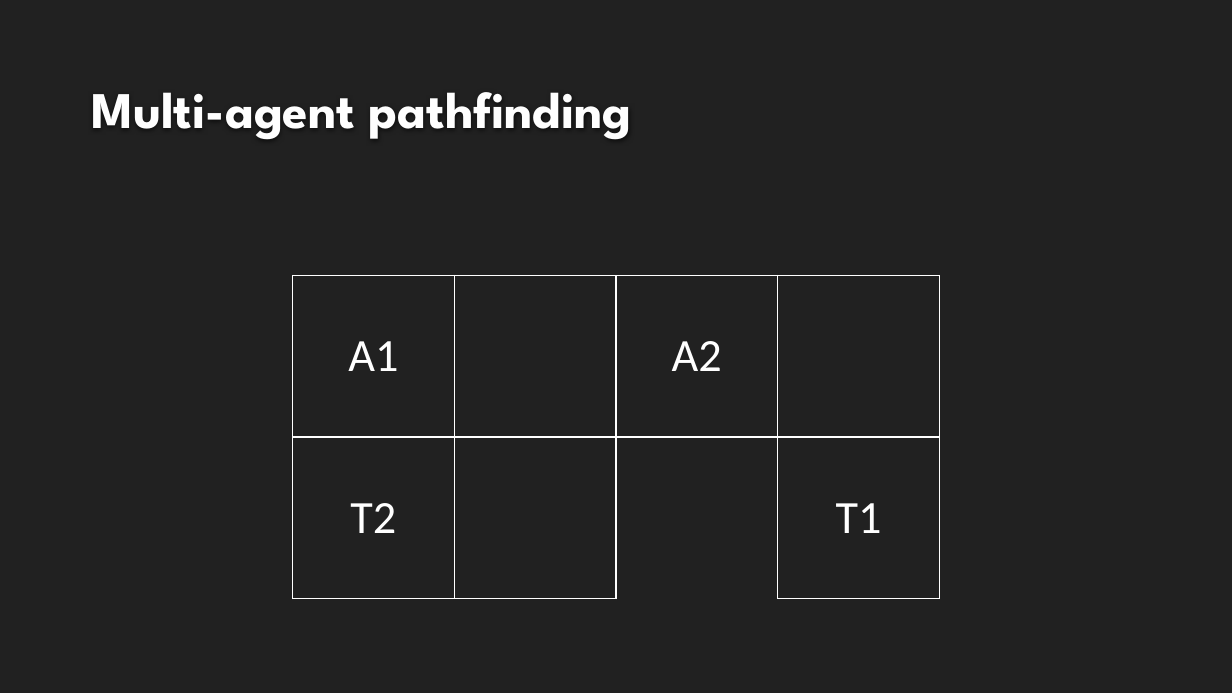
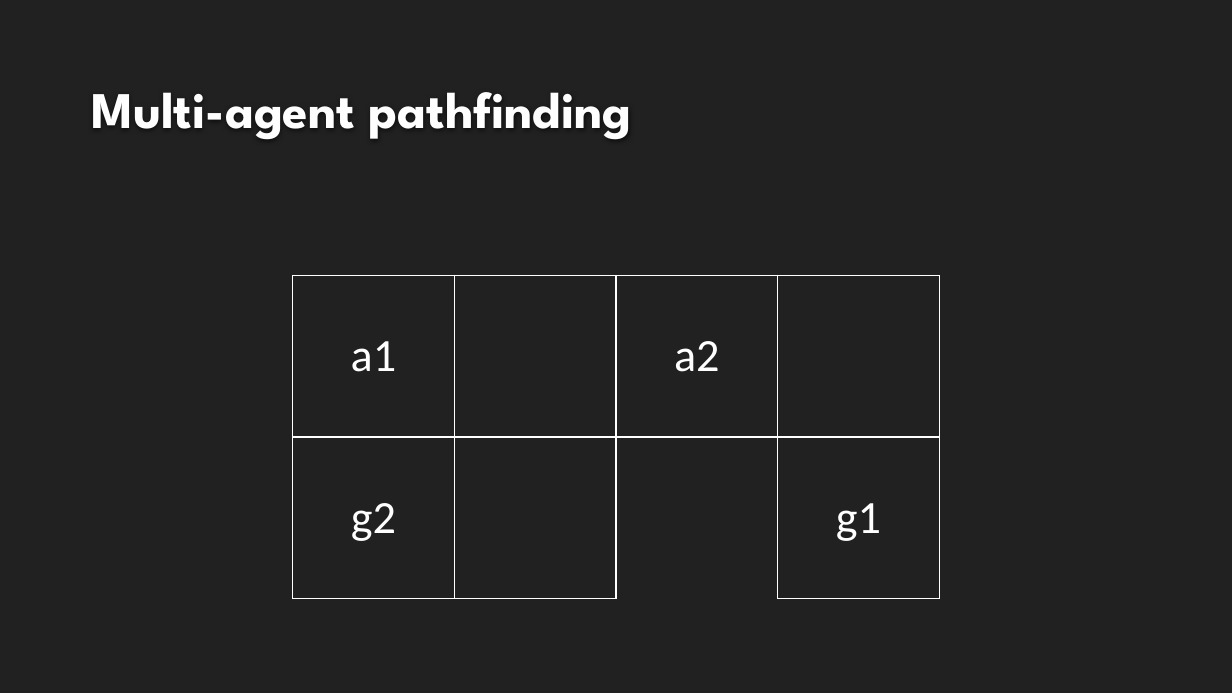
Before and after one commit to VikingDai/Honours-MAPF, a slide deck: slide 4 of Documents/Intermediate Presentation/NewPresentation.pptx. Drawn at 1232x693 pixels with LibreOffice and Linux fonts; fonts in the diff are those of the drawing; background and template pictures are left out. Boxes give left, top, right and bottom in pixels: in the first picture for what was removed or moved away, otherwise in the second. Text is boxed around its words. In the diff, an @@ line names an element or a change of style, - is before the commit and + after.

```diff
--- a/Documents/Intermediate Presentation/NewPresentation.pptx
+++ b/Documents/Intermediate Presentation/NewPresentation.pptx
@@ table at box(293, 275, 940, 599) @@
-row 1, column 1: A1
+row 1, column 1: a1
-row 1, column 3: A2
+row 1, column 3: a2
-row 2, column 1: T2
+row 2, column 1: g2
-row 2, column 4: T1
+row 2, column 4: g1
```
Also in this commit, not shown: 17 other slides changed, 23 slides added, 12 slides removed, 3 other files.
